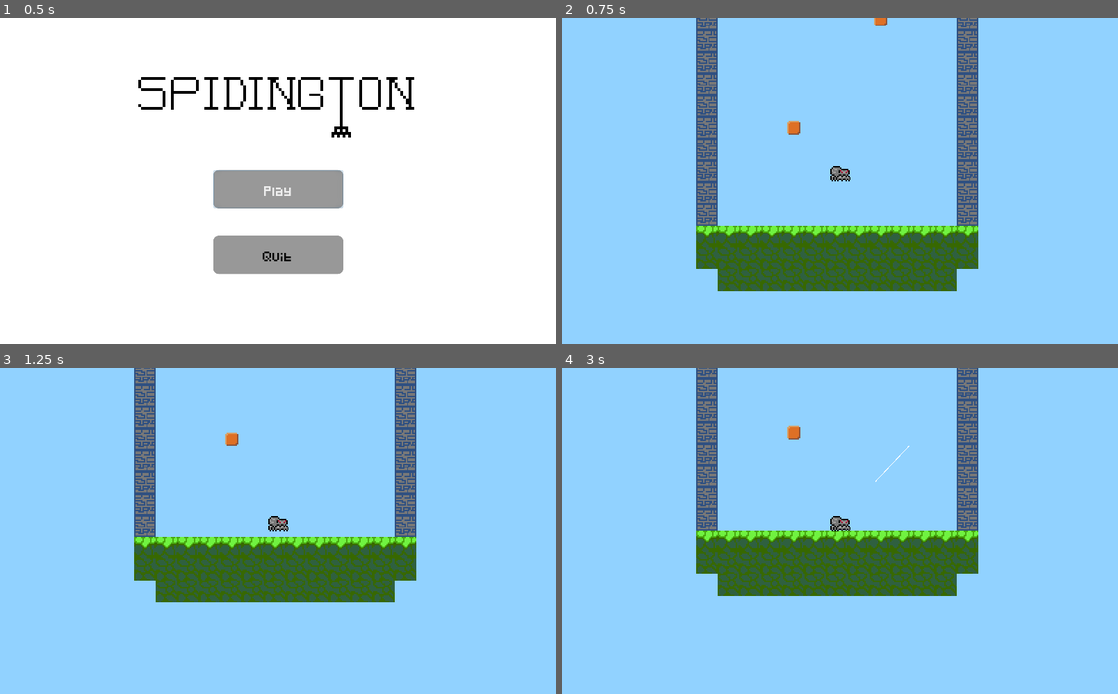
Above: before the commit, frames 1-4 (two rows, left to right).
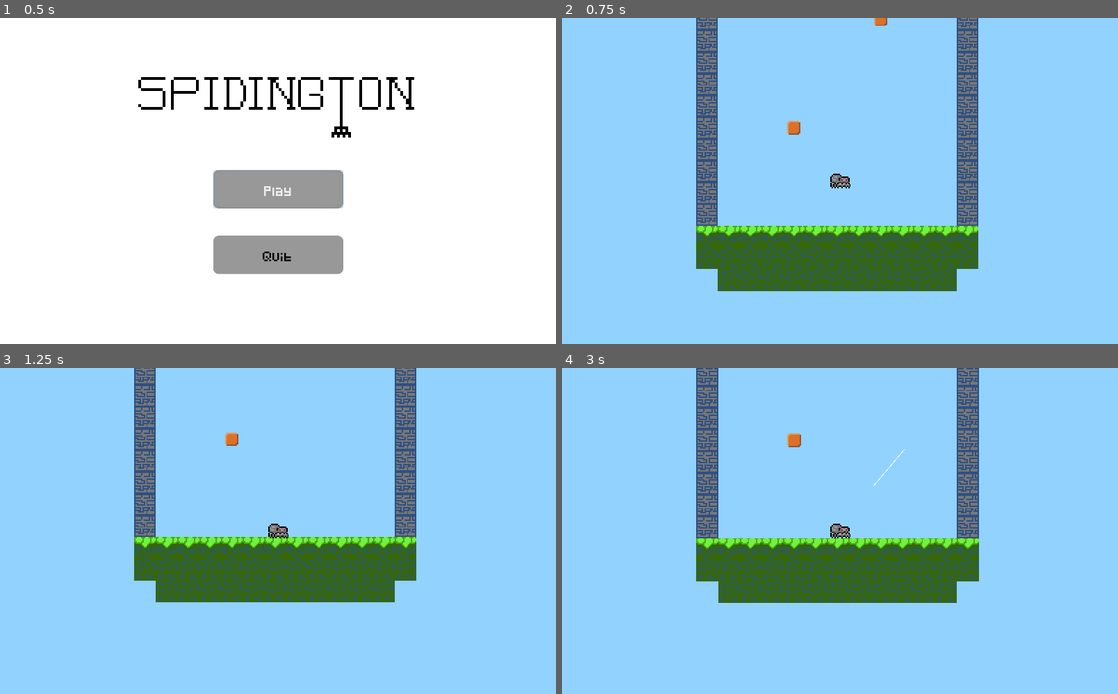
Above: after the commit, the same moments.

Repository: Tusentio/Spidington
Game: Godot game, scene res://Scenes/Menu/Menu.tscn
Two runs of this game, one before a commit and one after it. Both use one fixed random seed, a clock stepped at 60 frames per second and the inputs below.
Inputs (mouse positions are in pixels of both pictures, inside the frame that each line leads up to):
- Up to frame 1 (0.5 s): no input
- Up to frame 2 (0.75 s): click "Play" at 0.5 s
- Up to frame 3 (1.25 s): no input
- Up to frame 4 (3 s): move the mouse to (962, 514) at 1.27 s; click (962, 514) at 1.35 s; move the mouse to (728, 547) at 2.02 s; click (728, 547) at 2.1 s; move the mouse to (895, 459) at 2.77 s; click (895, 459) at 2.85 s

Frame 1 is identical in both runs. In frame 2, 0.2% of the frame differs, in the area x 48-52%, y 45-53%; in frame 3, 0.2%; in frame 4, 8.9%, in the area x 24-75%, y 0-73%.

Commit message:
Move player center of mass to center

Diff:
--- a/Scenes/Player/Player.tscn
+++ b/Scenes/Player/Player.tscn
@@ -13,14 +13,14 @@
 contact_monitor = true
 script = ExtResource( 2 )
 
-[node name="Sprite" type="Sprite" parent="."]
-position = Vector2( -0.07, -4 )
-texture = ExtResource( 1 )
-
 [node name="CollisionShape2D" type="CollisionShape2D" parent="."]
-position = Vector2( 0.0701523, -5.51661 )
+position = Vector2( 0.07, 0 )
 rotation = 1.5708
 shape = SubResource( 1 )
 
+[node name="Sprite" type="Sprite" parent="."]
+position = Vector2( -0.0701523, 1.51661 )
+texture = ExtResource( 1 )
+
 [node name="ShootOrigin" type="Position2D" parent="."]
-position = Vector2( -6.59446, -6.92861 )
+position = Vector2( -6.59461, -1.412 )
